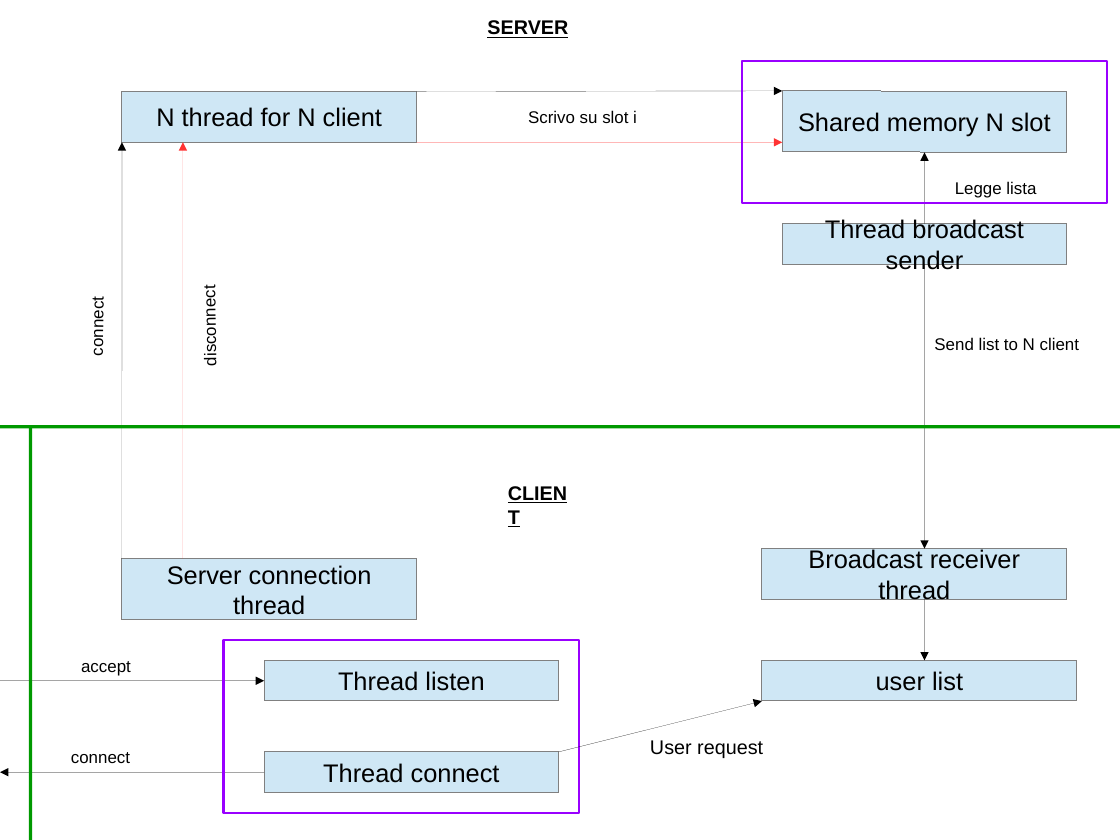
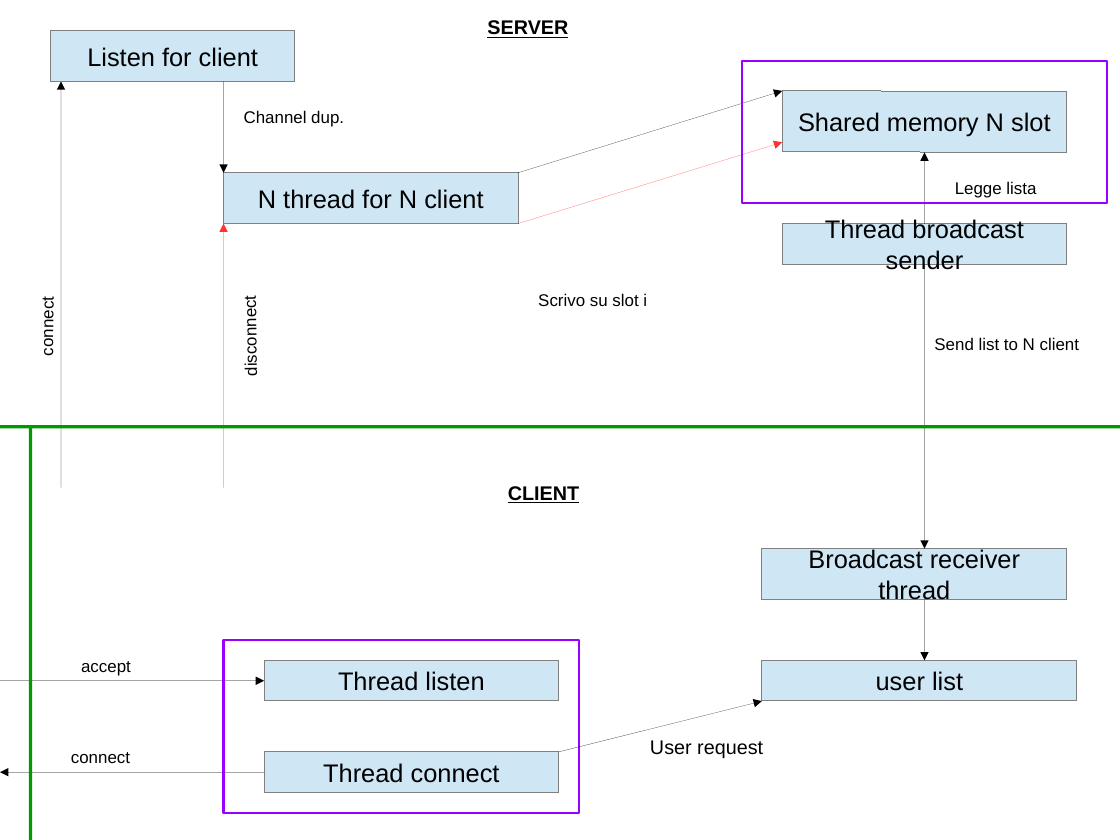
Before and after one commit to polyc/talk-service, a slide deck: slide 1 of SO_projectDiagram.odp. Drawn at 1120x840 pixels with LibreOffice and Linux fonts; fonts in the diff are those of the drawing. Boxes give left, top, right and bottom in pixels: in the first picture for what was removed or moved away, otherwise in the second. Text is boxed around its words. In the diff, an @@ line names an element or a change of style, - is before the commit and + after.

```diff
--- a/SO_projectDiagram.odp
+++ b/SO_projectDiagram.odp
@@ rectangle added at bbox=[51, 30, 295, 81], fill #CFE7F5, outline #808080 0 pt, 18 pt, text #000000 @@
+Listen for client
@@ arrow moved from (122, 559) - (122, 142) to (61, 488) - (61, 81) @@
@@ arrow added from (224, 81) to (224, 173), #000000 0 pt @@
@@ text added at bbox=[244, 110, 344, 127], 12 pt, text #000000 @@
+Channel dup.
@@ arrow moved from (417, 91) - (783, 90) to (518, 173) - (783, 90) @@
@@ arrow moved from (417, 142) - (783, 142) to (518, 224) - (783, 142) @@
@@ rectangle "N thread for N client": place and size @@
-rectangle "N thread for N client" at bbox=[122, 91, 417, 142]
+rectangle "N thread for N client" at bbox=[224, 173, 518, 224]
@@ arrow moved from (183, 559) - (183, 142) to (224, 488) - (224, 224) @@
@@ text "disconnect": place and size @@
-text "disconnect" at bbox=[200, 293, 220, 364]
+text "disconnect" at bbox=[241, 303, 261, 374]
@@ text "connect": place and size @@
-text "connect" at bbox=[88, 302, 107, 355]
+text "connect" at bbox=[38, 302, 57, 355]
@@ text "Scrivo su slot i": place and size @@
-text "Scrivo su slot i" at bbox=[528, 110, 637, 123]
+text "Scrivo su slot i" at bbox=[538, 293, 647, 306]
@@ text "CLIENT" rewrapped from bbox=[498, 476, 589, 531] to bbox=[508, 486, 579, 503] @@
@@ rectangle removed at bbox=[122, 559, 417, 620] @@
-Server connection thread
```
Also in this commit, not shown: 4 slides added.
